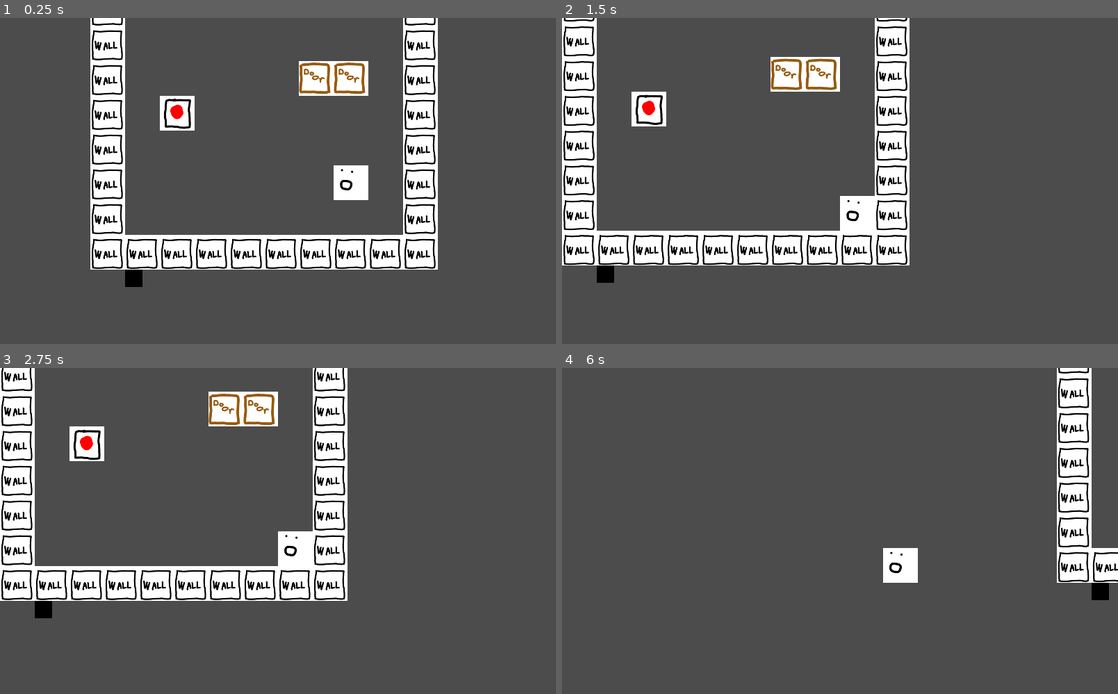
Above: before the commit, frames 1-4 (two rows, left to right).
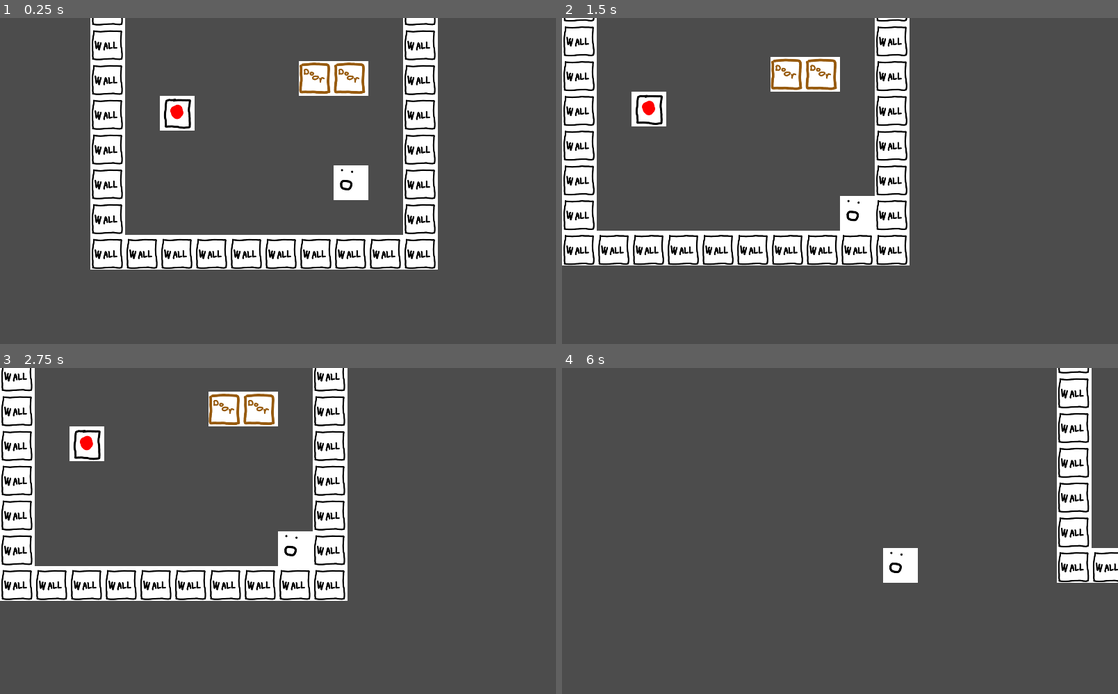
Above: after the commit, the same moments.

Repository: johnfn/LD50
Game: Godot game, scene res://MainScene.tscn
The game is run twice, just before and just after one commit, with the same random seed, the same clock (stepped at 60 frames per second) and the same inputs.
Inputs:
- Up to frame 1 (0.25 s): no input
- Up to frame 2 (1.5 s): hold Right (ui_right) 0.53-1.28 s; tap X (advance_dialog) at 0.6, 1.35 s; hold Down (ui_down) from 1.28 s (still down)
- Up to frame 3 (2.75 s): release Down (ui_down) at 2.03 s; hold Right (ui_right) from 2.03 s (still down); tap X (advance_dialog) at 2.1 s
- Up to frame 4 (6 s): tap Enter at 2.75 s; release Right (ui_right) at 2.78 s; hold Up (ui_up) 2.78-3.53 s; tap X (advance_dialog) every 0.75 s from 2.85 to 5.85 s; hold Left (ui_left) 3.53-5.03 s; hold Down (ui_down) 5.03-5.78 s; hold Right (ui_right) from 5.78 s (still down)

The runs differ from the first frame. In frame 1, 0.2% of the frame differs, in the area x 22-26%, y 77-83%; in frame 2, 0.2%; in frame 3, 0.2%; in frame 4, 0.2%.
Error after the commit: Parse Error: Can't preload resource at path: res://Shadow.tscn (res://scripts/shadow_spawner.gd:3)

Commit message:
Shadows propagate

Diff:
--- a/MainScene.tscn
+++ b/MainScene.tscn
@@ -15,6 +15,7 @@
 
 [node name="ShadowSpawner" type="Node2D" parent="."]
 script = ExtResource( 4 )
+grid_offset = Vector2( 200, -300 )
 
 [node name="Map" type="Node2D" parent="."]
 
--- a/Shadow.tscn
+++ b/Shadow.tscn
@@ -1,16 +1,20 @@
-[gd_scene load_steps=3 format=2]
+[gd_scene load_steps=4 format=2]
 
 [ext_resource path="res://assets/Shadow.png" type="Texture" id=1]
+[ext_resource path="res://scripts/shadow.gd" type="Script" id=2]
 
 [sub_resource type="RectangleShape2D" id=1]
 extents = Vector2( 32, 32 )
 
 [node name="Shadow" type="StaticBody2D"]
+collision_layer = 4
+collision_mask = 0
+script = ExtResource( 2 )
+
+[node name="CollisionShape2D" type="CollisionShape2D" parent="."]
+position = Vector2( 32, 32 )
+shape = SubResource( 1 )
 
 [node name="Graphic" type="Sprite" parent="."]
 texture = ExtResource( 1 )
 centered = false
-
-[node name="CollisionShape2D" type="CollisionShape2D" parent="."]
-position = Vector2( 32, 32 )
-shape = SubResource( 1 )
--- a/project.godot
+++ b/project.godot
@@ -13,9 +13,15 @@
 "class": "Player",
 "language": "GDScript",
 "path": "res://scripts/player.gd"
+}, {
+"base": "StaticBody2D",
+"class": "Shadow",
+"language": "GDScript",
+"path": "res://scripts/shadow.gd"
 } ]
 _global_script_class_icons={
-"Player": ""
+"Player": "",
+"Shadow": ""
 }
 
 [application]
@@ -51,6 +57,7 @@
 2d_physics/layer_4="Object"
 2d_physics/layer_5="Wall"
 2d_physics/layer_6="Hole"
+2d_physics/layer_7="Nonstatic"
 
 [physics]
 
--- a/scripts/shadow_spawner.gd
+++ b/scripts/shadow_spawner.gd
@@ -4,29 +4,54 @@
 
 export var grid_offset : Vector2 = Vector2.ZERO
 export var grid_size : float = 64
+export var shadow_propogation_time : float = 1
+# TODO should this include the player?
+export var raycast_mask = 0b11100
+export var movable_raycast_mask = 0b1000000
 
 var boundary_shadows = []
+var spawn_offsets = [
+    Vector2(0, grid_size),
+    Vector2(0, -grid_size),
+    Vector2(grid_size, 0),
+    Vector2(-grid_size, 0),
+  ]
 
 func _ready():
+  spawn_shadow(grid_offset)
+
+func spawn_shadow(spawn_position: Vector2):
   var shadow = Shadow.instance()
+  shadow.position = spawn_position
+  shadow.modulate = Color(1, 1, 1, 0)
+  add_child(shadow)
+  boundary_shadows.append(shadow)
 
 
-  shadow.position.x = 128
-  shadow.position.y = 128
-
-  add_child(shadow)
-
-
-func _process(delta):
+func _physics_process(delta):
   var space = get_world_2d().get_direct_space_state()
-  var results = space.intersect_point(
-    Vector2(32, 32), 32, [], 2147483647, true
-  )
-
-func _physics_process(delta):
   var to_remove = []
   for i in range(len(boundary_shadows)):
-    var shadow = boundary_shadows[i]
+    var shadow : Shadow = boundary_shadows[i]
+    if shadow.time_since_spawn > shadow_propogation_time:
+      var shadow_center = shadow.position + Vector2(grid_size / 2, grid_size / 2)
+      shadow.modulate = Color(1, 1, 1, 1)
+      var blocked = 0
+      for spawn_offset in spawn_offsets:
+        var raycast_results = space.intersect_ray(shadow_center, shadow_center + spawn_offset, [shadow], raycast_mask)
+        if len(raycast_results) > 0:
+          blocked += 1
+        else:
+          raycast_results = space.intersect_ray(shadow_center, shadow_center + spawn_offset, [shadow], movable_raycast_mask)
+          if len(raycast_results) == 0:
+            spawn_shadow(shadow.position + spawn_offset)
+            blocked += 1
+
+      if blocked == len(spawn_offsets):
+        to_remove.append(i)
+    else:
+      shadow.time_since_spawn += delta
+      shadow.modulate = Color(1, 1, 1, shadow.time_since_spawn / shadow_propogation_time)
 
   for i in range(len(to_remove)):
     boundary_shadows.remove(to_remove[len(to_remove)-1-i])
